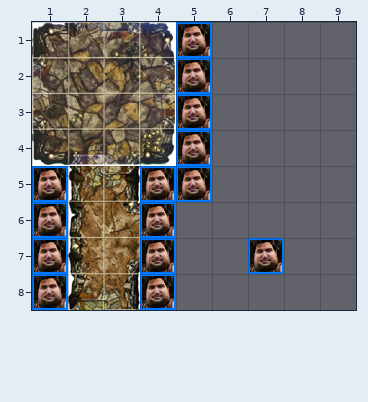
A Tiled map gets an edit: source/data/map/source/collision_test.tmx. That is the earlier state.
Cells are 50x50 px. Shown: x 1..9, y 1..8.
After the commit:
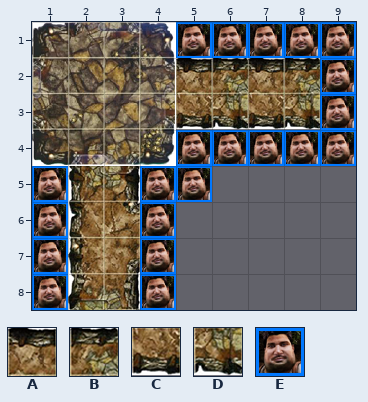
Key: from "level": A 16, B 17, C 26, D 27, E 40.
_ is an empty cell.
Objects are placed by their top-left corner, in cells (3,4 is the top-left corner of cell 3,4); size is 1x1 cell unless given.
Author's note on the commit: Increased size of test map
From old to new:
{"where": "layer \"map\""}
{"y":2,"x":5,"old":"____","new":"ABAB"}
{"y":3,"x":5,"old":"____","new":"CDCD"}
{"where": "layer \"collision\""}
{"now": "E at 6,1"}
{"now": "E at 7,1"}
{"now": "E at 8,1"}
{"now": "E at 9,1"}
{"now": "E at 9,2"}
{"now": "E at 9,3"}
{"now": "E at 9,4"}
{"now": "E at 6,4"}
{"now": "E at 7,4"}
{"now": "E at 8,4"}
{"was": "E at 5,2"}
{"was": "E at 5,3"}
{"where": "layer \"test\" (now hidden)"}
{"y":7,"x":7,"old":"E","new":"_"}
{"label":"changed","picture_box":[176,22,356,166]}
{"label":"removed","picture_box":[248,238,284,274]}
